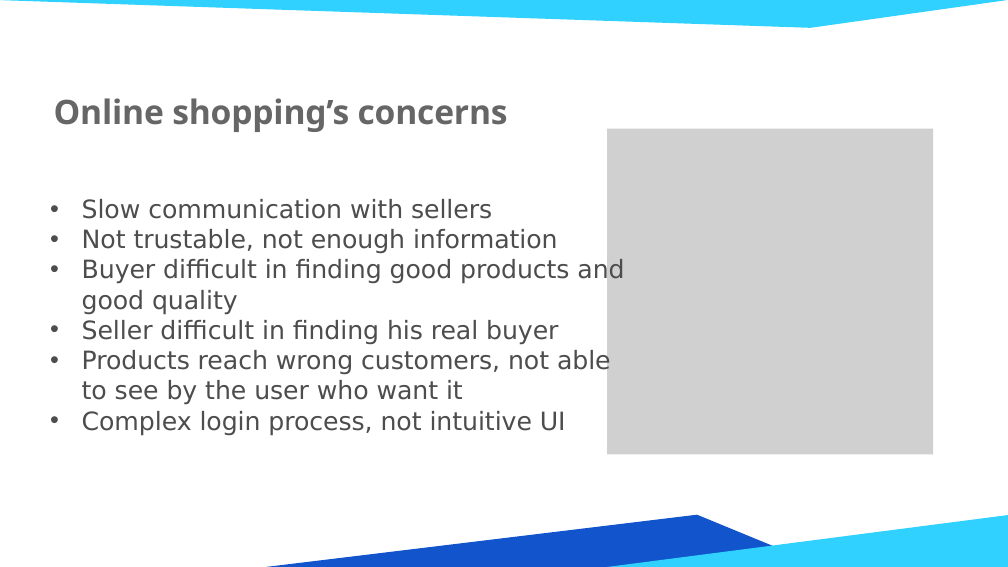
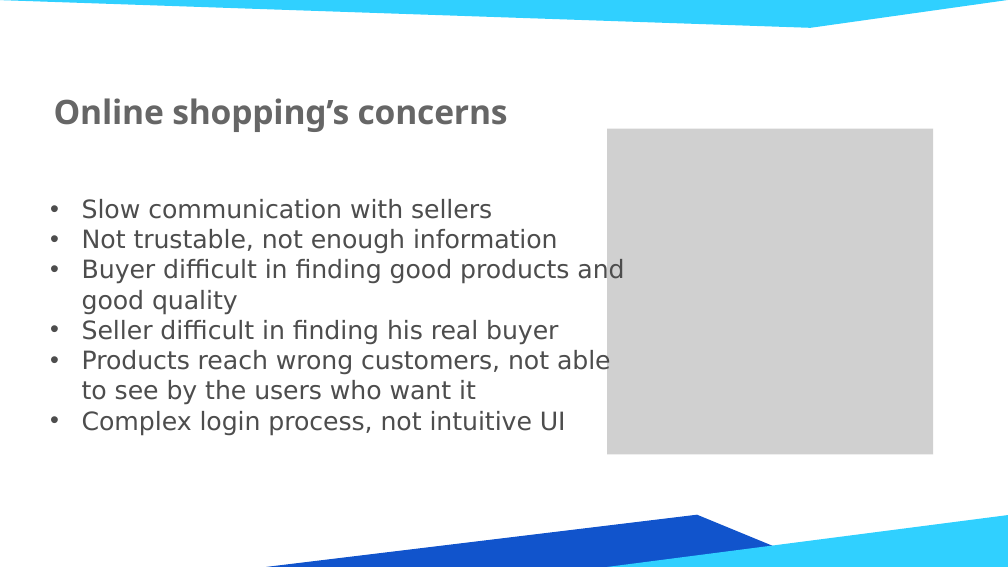
Before and after one commit to HenryHeng91/NU-Fast-Buy-and-Sell-APP, a slide deck: slide 6 of Documentation/NU E-Commerce Slide.pptx. Drawn at 1008x567 pixels with LibreOffice and Linux fonts; fonts in the diff are those of the drawing; grey boxes stand for pictures; background and template pictures are left out. Boxes give left, top, right and bottom in pixels: in the first picture for what was removed or moved away, otherwise in the second. Text is boxed around its words. In the diff, an @@ line names an element or a change of style, - is before the commit and + after.

Commit message:
Update slides

```diff
--- a/Documentation/NU E-Commerce Slide.pptx
+++ b/Documentation/NU E-Commerce Slide.pptx
@@ text at (82, 348, 611, 405): text changed @@
-• Products reach wrong customers, not able to see by the user who want it
+• Products reach wrong customers, not able to see by the users who want it
```
Also in this commit, not shown: 4 slides added, 5 slides removed, 8 other files.
